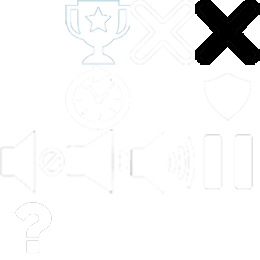
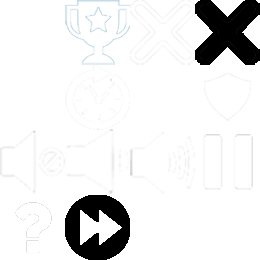
Revision of a layered 260x260 image; what changed, layer by layer:
added layer "Слой 20" above "Слой 4" over [65, 195, 130, 260]
